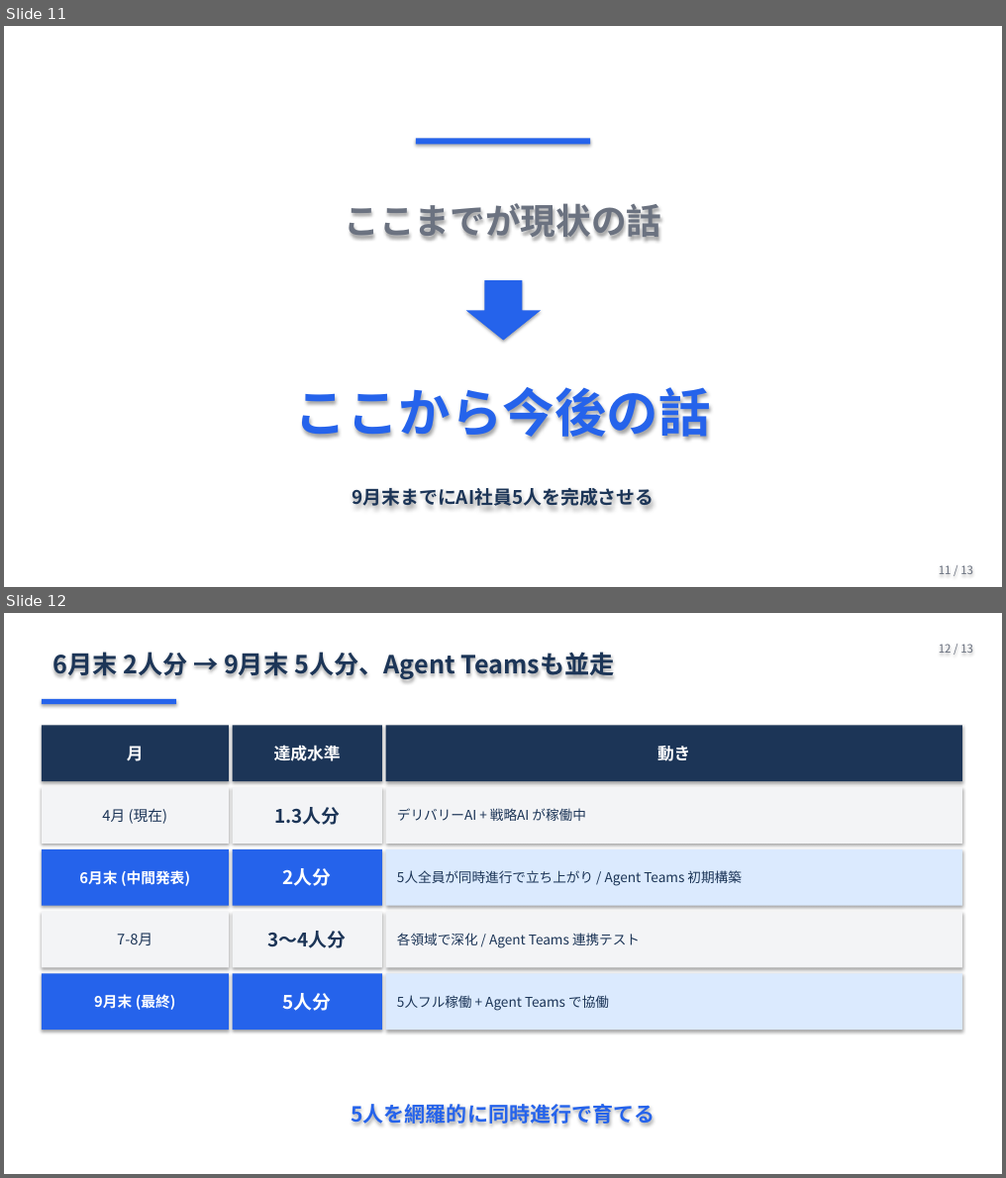
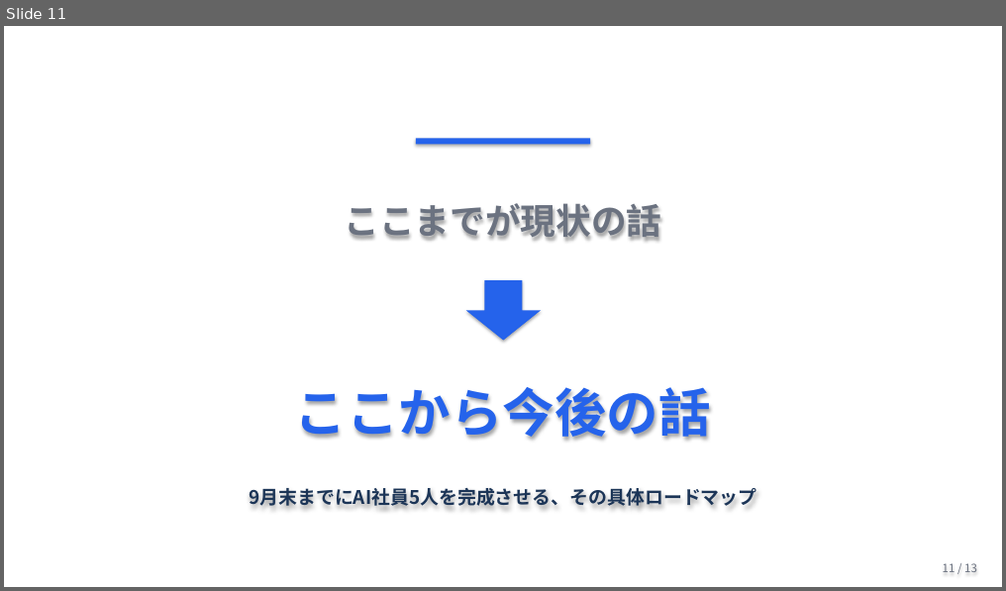
Before and after one commit to Ryunosuke-Okawa/Ryunosuke-n1, a slide deck: strategy/AI社員5人_発表_20260426.pptx. Shown one above the other, each under a label of ours: slides 11 and 12 before the commit, slide 11 after it. The pictures are 1006x1178 and 1006x591 pixels, drawn with LibreOffice and Linux fonts; fonts in the diff are those of the drawing. Boxes give left, top, right and bottom in pixels: in the first picture for what was removed or moved away, otherwise in the second. Text is boxed around its words. In the diff, an @@ line names an element or a change of style, - is before the commit and + after.

```diff
--- a/strategy/AI社員5人_発表_20260426.pptx
+++ b/strategy/AI社員5人_発表_20260426.pptx
@@ slide 12 removed at [4,613,1002,1174], background #FFFFFF @@
@@ rectangle removed at [4,613,1002,1174] @@
@@ text removed at [53,648,615,680] @@
-6月末 2人分 → 9月末 5人分、Agent Teamsも並走
@@ text removed at [939,644,973,653] @@
-12 / 13
@@ rectangle removed at [42,699,176,704] @@
@@ rectangle removed at [42,725,229,781] @@
-月
@@ rectangle removed at [233,725,382,781] @@
-達成水準
@@ rectangle removed at [386,725,962,781] @@
-動き
@@ rectangle removed at [42,787,229,844] @@
-4月 (現在)
@@ rectangle removed at [233,787,382,844] @@
-1.3人分
@@ rectangle removed at [386,787,962,844] @@
-デリバリーAI + 戦略AI が稼働中
@@ rectangle removed at [42,850,229,906] @@
-6月末 (中間発表)
@@ rectangle removed at [233,850,382,906] @@
-2人分
@@ rectangle removed at [386,850,962,906] @@
-5人全員が同時進行で立ち上がり / Agent Teams 初期構築
@@ rectangle removed at [42,912,229,967] @@
-7-8月
@@ rectangle removed at [233,912,382,967] @@
-3〜4人分
@@ rectangle removed at [386,912,962,967] @@
-各領域で深化 / Agent Teams 連携テスト
@@ rectangle removed at [42,973,229,1030] @@
-9月末 (最終)
@@ rectangle removed at [233,973,382,1030] @@
-5人分
@@ rectangle removed at [386,973,962,1030] @@
-5人フル稼働 + Agent Teams で協働
@@ text removed at [350,1102,654,1128] @@
-5人を網羅的に同時進行で育てる
@@ slide 11 changed as well @@
@@ text at [249,488,756,506]: text changed @@
-9月末までにAI社員5人を完成させる
+9月末までにAI社員5人を完成させる、その具体ロードマップ
@@ text "11 / 13": place and size @@
-text "11 / 13" at [939,566,973,574]
+text "11 / 13" at [943,564,977,572]
```
Also in this commit, not shown: 3 other slides changed, 2 slides added, 1 other slide removed, 2 other files.
